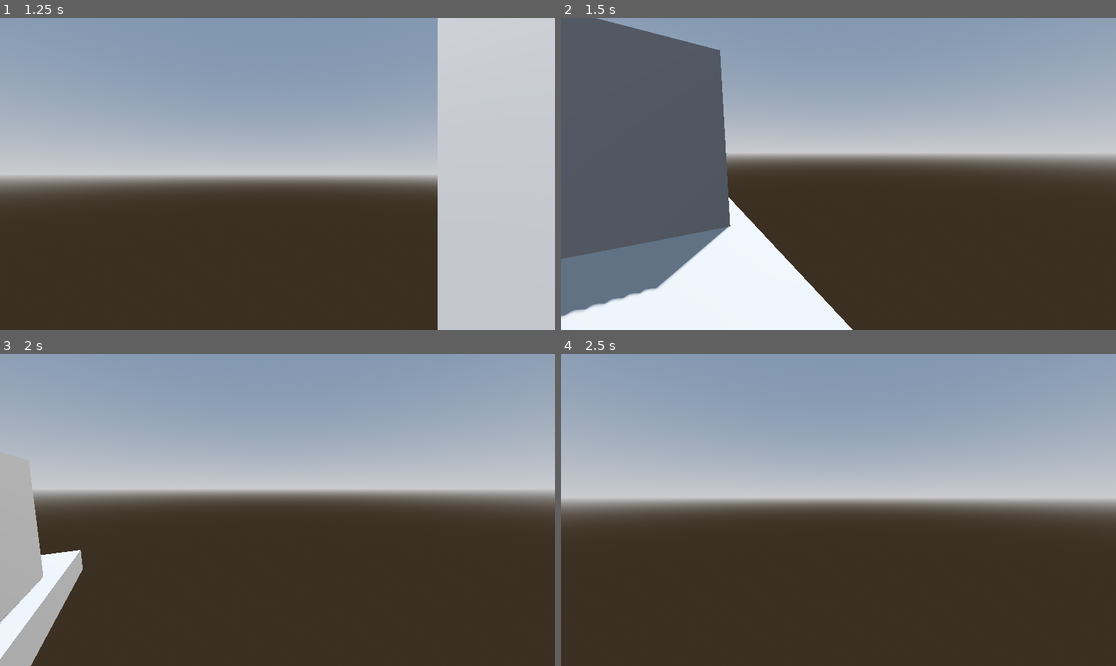
Above: before the commit, frames 1-4 (two rows, left to right).
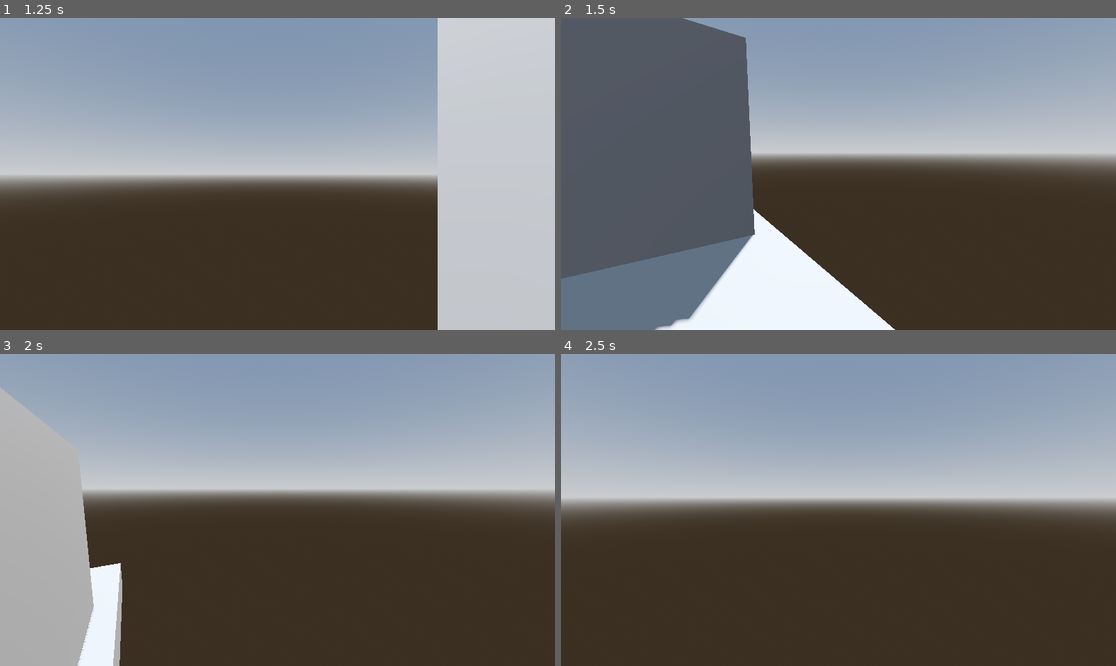
Above: after the commit, the same moments.

Repository: Gustvhc/Aula_Games_Projeto_Godot
Game: Godot game, scene res://main.tscn
The game is run twice, just before and just after one commit, with the same random seed, the same clock (stepped at 60 frames per second) and the same inputs.
Inputs (mouse positions are in pixels of both pictures, inside the frame that each line leads up to):
- Up to frame 1 (1.25 s): move the mouse to (399, 158) at 0.52 s; hold D (Right) from 0.53 s (still down); tap Ctrl (Crouch) at 0.6 s; click (399, 158) at 0.67 s; tap Space (Jump) at 0.77 s
- Up to frame 2 (1.5 s): move the mouse to (810, 174) at 1.27 s; release D (Right) at 1.28 s; hold W (Forward) from 1.28 s (still down); tap Shift (Sprint) at 1.35 s
- Up to frame 3 (2 s): keep holding W (Forward); tap Space (Jump) at 1.52 s
- Up to frame 4 (2.5 s): keep holding W (Forward); move the mouse to (849, 503) at 2.02 s; tap Ctrl (Crouch) at 2.1 s

Frame 1 is identical in both runs. In frame 2, 11% of the frame differs, in the area x 0-61%, y 0-100%; in frame 3, 7.1%; in frame 4, nothing differs.

Commit message:
Movimento Corrigido

Diff:
--- a/player.gd
+++ b/player.gd
@@ -127,7 +127,7 @@
 	if not is_on_floor():
 		xz *= jump_friction_on_air
 
-	var direction = Vector3(xz.x,0,xz.y).rotated(Vector3.UP,body.rotation.y)
+	var direction = Vector3(xz.x,0,xz.y).rotated(Vector3.UP,self.rotation.y)
 
 
 	if xz != Vector2.ZERO:
Not shown, removed: main.tscn17500649432.tmp
Not shown, removed: main.tscn18490557150.tmp
